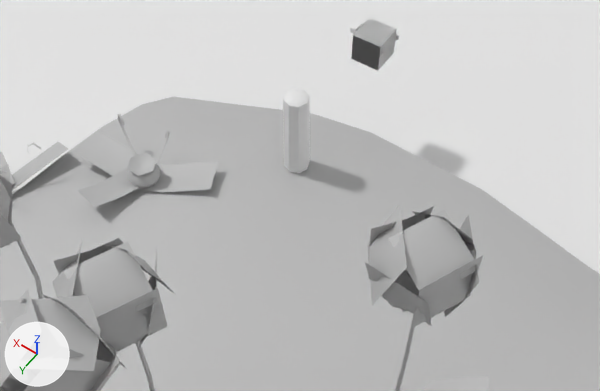
Renders of the Blender file scenes/proto-world2.blend from each side of a commit.
Camera for both pictures: a 50 mm lens placed at (-7.6, 10.2, 15.43), pointed at (-0.27, -0.06, -0.7). Every picture has the same lights, and +X, +Y and +Z are marked at lower left.

The scene before the commit, as lines of its bpy script (objects in view):
```python
ob_flo_02_foc_00_001 = bpy.data.objects.new('FLO_02_foc_00.001', me_cube_004)
ob_flo_02_foc_00_001.location = (0.51, -3.52, 1.82)
ob_flo_02_foc_00_001.scale = (1.47, 2.84, 1.47)
ob_flo_02_foc_01_001 = bpy.data.objects.new('FLO_02_foc_01.001', me_cube_004)
ob_flo_02_foc_01_001.location = (-0.06, -3.47, 1.62)
ob_flo_02_foc_01_001.rotation_euler = (0.0, 0.0, -1.542)  # degrees (0, 0, -88)
ob_flo_02_foc_01_001.scale = (7.69, 7.69, 7.69)
ob_flo_02_foc_02_001 = bpy.data.objects.new('FLO_02_foc_02.001', me_cube_004)
ob_flo_02_foc_02_001.location = (-0.46, -3.14, 1.74)
ob_flo_02_foc_02_001.scale = (1.0, 0.785, 1.0)
ob_flo_02_foc_03_001 = bpy.data.objects.new('FLO_02_foc_03.001', me_cube_004)
ob_flo_02_foc_03_001.location = (-0.46, -3.84, 1.78)
ob_flo_02_foc_03_001.scale = (1.0, 0.785, 1.0)
ob_flo_03_foc_01_001 = bpy.data.objects.new('FLO_03_foc_01.001', me_cube_004)
ob_flo_03_foc_01_001.location = (-0.06, -3.47, 1.62)
ob_flo_03_foc_01_001.rotation_euler = (0.0, 0.0, -1.542)  # degrees (0, 0, -88)
ob_flo_03_foc_01_001.scale = (7.69, 7.69, 7.69)
ob_flo_03_foc_02_001 = bpy.data.objects.new('FLO_03_foc_02.001', me_cube_004)
ob_flo_03_foc_02_001.location = (-0.46, -3.14, 1.74)
ob_flo_03_foc_02_001.scale = (1.0, 0.785, 1.0)
ob_flo_03_foc_03_001 = bpy.data.objects.new('FLO_03_foc_03.001', me_cube_004)
ob_flo_03_foc_03_001.location = (-0.46, -3.84, 1.78)
ob_flo_03_foc_03_001.scale = (1.0, 0.785, 1.0)
ob_plt_03_v1_001 = bpy.data.objects.new('PLT_03_V1.001', me_mesh_004)
ob_plt_03_v1_001.location = (5.88, 4.16, -0.38)
ob_plt_03_v1_001.rotation_euler = (-0.485, -0.142, -1.78)  # degrees (-28, -8.1, -102)
ob_plt_03_v1_001.scale = (0.01, 0.01, 0.01)
# also in view: 'PLT_02_V2' at (-0.22, 7.38, 4.1); 'PLT_03_V1' at (2.82, 2.3, 0.42); 'PLT_02_V1' at (-2.45, 6.87, 3.12); 'Player' at (0.0, -0.3, 1.21); 'PLT_02_V3' at (-2.6, 8.26, 3.71)
```
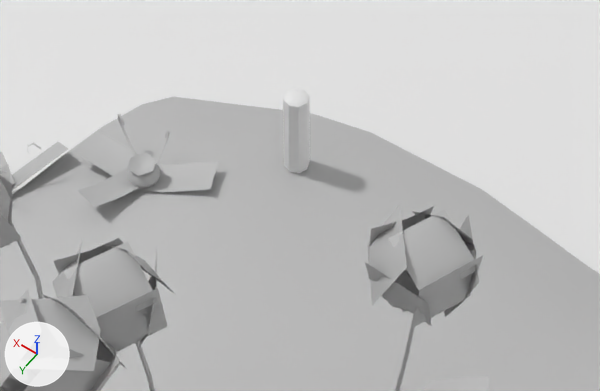
Pixel boxes [x1, y1, x2, y2] of what changed, in the pictures (600 x 391 px):
```json
{"object": "FLO_02_foc_01.001", "change": "deleted", "before": [351, 18, 397, 71]}
{"object": "FLO_03_foc_01.001", "change": "deleted", "before": [354, 20, 392, 46]}
{"object": "FLO_02_foc_00.001", "change": "deleted", "before": [350, 22, 362, 34]}
{"object": "FLO_02_foc_03.001", "change": "deleted", "before": [394, 34, 399, 40]}
```

Edits to the scene script, one JSON object a line:
```json
{"op": "remove", "block": "ob_flo_02_foc_00_001", "code": ["ob_flo_02_foc_00_001 = bpy.data.objects.new('FLO_02_foc_00.001', me_cube_004)", "ob_flo_02_foc_00_001.location = (0.51, -3.52, 1.82)", "ob_flo_02_foc_00_001.scale = (1.47, 2.84, 1.47)"]}
{"op": "remove", "block": "ob_flo_02_foc_01_001", "code": ["ob_flo_02_foc_01_001 = bpy.data.objects.new('FLO_02_foc_01.001', me_cube_004)", "ob_flo_02_foc_01_001.location = (-0.06, -3.47, 1.62)", "ob_flo_02_foc_01_001.rotation_euler = (0.0, 0.0, -1.542)  # degrees (0, 0, -88)", "ob_flo_02_foc_01_001.scale = (7.69, 7.69, 7.69)"]}
{"op": "remove", "block": "ob_flo_02_foc_02_001", "code": ["ob_flo_02_foc_02_001 = bpy.data.objects.new('FLO_02_foc_02.001', me_cube_004)", "ob_flo_02_foc_02_001.location = (-0.46, -3.14, 1.74)", "ob_flo_02_foc_02_001.scale = (1.0, 0.785, 1.0)"]}
{"op": "remove", "block": "ob_flo_02_foc_03_001", "code": ["ob_flo_02_foc_03_001 = bpy.data.objects.new('FLO_02_foc_03.001', me_cube_004)", "ob_flo_02_foc_03_001.location = (-0.46, -3.84, 1.78)", "ob_flo_02_foc_03_001.scale = (1.0, 0.785, 1.0)"]}
{"op": "remove", "block": "ob_flo_03_foc_01_001", "code": ["ob_flo_03_foc_01_001 = bpy.data.objects.new('FLO_03_foc_01.001', me_cube_004)", "ob_flo_03_foc_01_001.location = (-0.06, -3.47, 1.62)", "ob_flo_03_foc_01_001.rotation_euler = (0.0, 0.0, -1.542)  # degrees (0, 0, -88)", "ob_flo_03_foc_01_001.scale = (7.69, 7.69, 7.69)"]}
{"op": "remove", "block": "ob_flo_03_foc_02_001", "code": ["ob_flo_03_foc_02_001 = bpy.data.objects.new('FLO_03_foc_02.001', me_cube_004)", "ob_flo_03_foc_02_001.location = (-0.46, -3.14, 1.74)", "ob_flo_03_foc_02_001.scale = (1.0, 0.785, 1.0)"]}
{"op": "remove", "block": "ob_flo_03_foc_03_001", "code": ["ob_flo_03_foc_03_001 = bpy.data.objects.new('FLO_03_foc_03.001', me_cube_004)", "ob_flo_03_foc_03_001.location = (-0.46, -3.84, 1.78)", "ob_flo_03_foc_03_001.scale = (1.0, 0.785, 1.0)"]}
```
